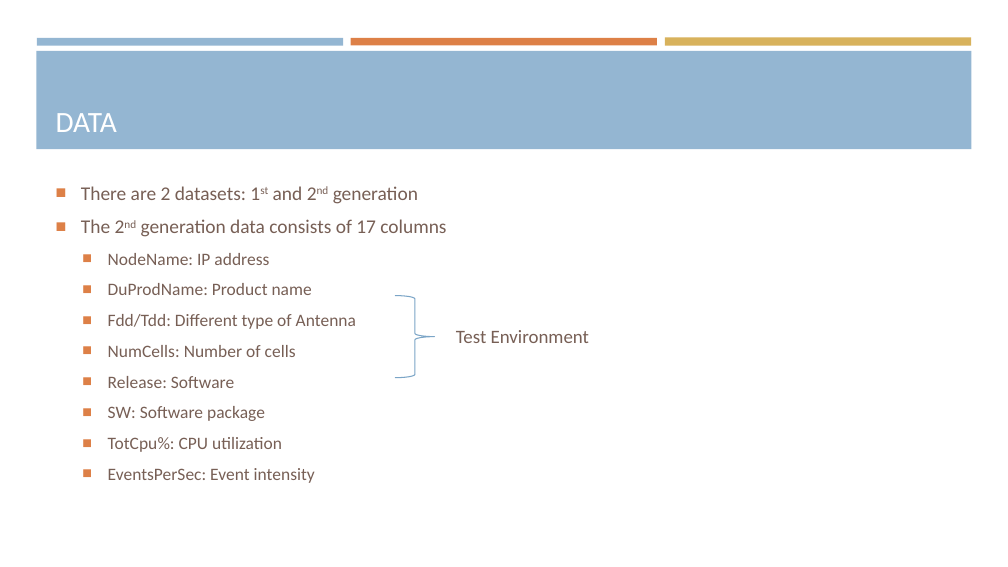
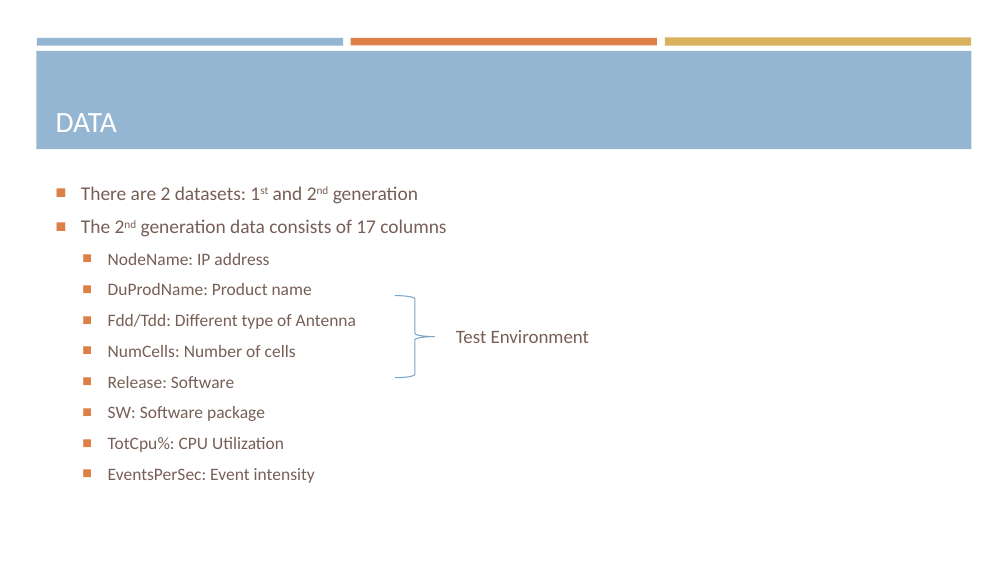
Before and after one commit to araea382/MT, a slide deck: slide 4 of Presentation/1-Proposal seminar.pptx. Drawn at 1008x567 pixels with LibreOffice and Linux fonts; fonts in the diff are those of the drawing. Boxes give left, top, right and bottom in pixels: in the first picture for what was removed or moved away, otherwise in the second. Text is boxed around its words. In the diff, an @@ line names an element or a change of style, - is before the commit and + after.

```diff
--- a/Presentation/1-Proposal seminar.pptx
+++ b/Presentation/1-Proposal seminar.pptx
@@ text at <box>108,437,284,452</box>: text changed @@
-  ■ TotCpu%: CPU utilization
+  ■ TotCpu%: CPU Utilization
```
Also in this commit, not shown: 2 other slides changed, 3 slides added, 4 other files.
